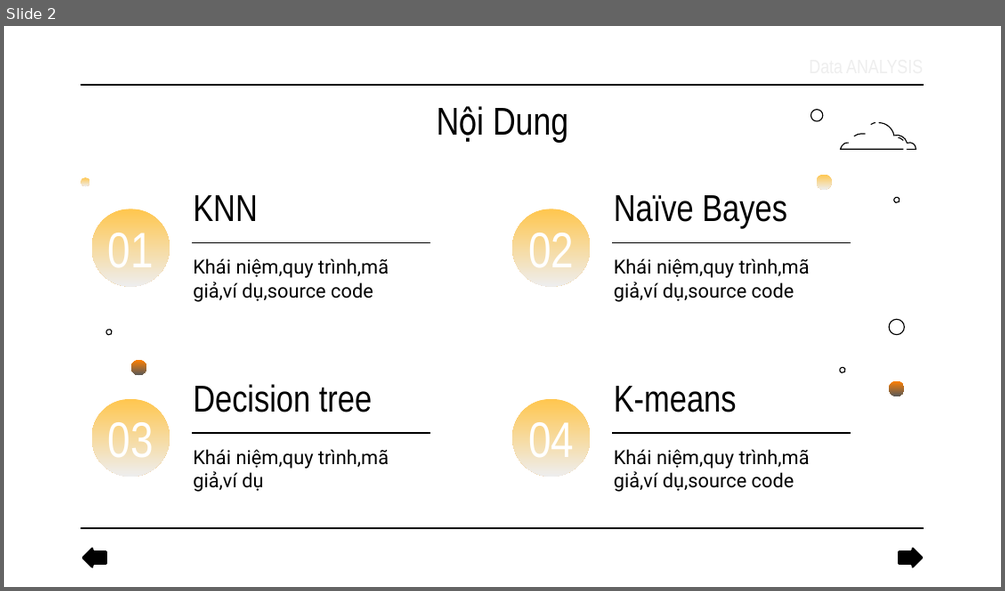
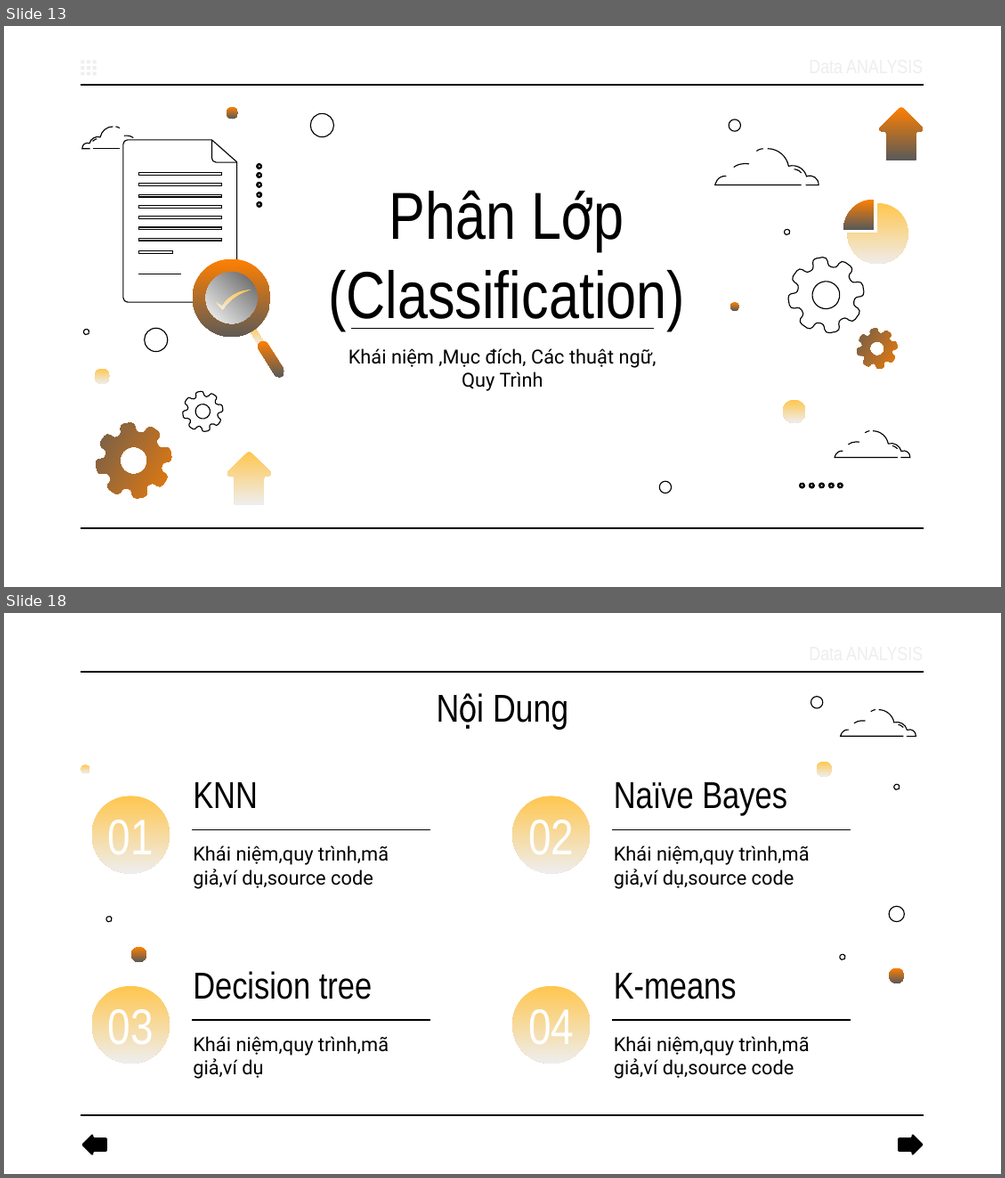
Before and after one commit to PQT1679/DataMining, a slide deck: PowerPoint_Word/Phan Quang Thắng_19CNTTD.pptx. Shown one above the other, each under a label of ours: slide 2 before the commit, slides 13 and 18 after it; the slides between them are not shown. The pictures are 1005x591 and 1005x1178 pixels, drawn with LibreOffice and Linux fonts; fonts in the diff are those of the drawing. Boxes give left, top, right and bottom in pixels: in the first picture for what was removed or moved away, otherwise in the second. Text is boxed around its words. In the diff, an @@ line names an element or a change of style, - is before the commit and + after.

```diff
--- a/PowerPoint_Word/Phan Quang Thắng_19CNTTD.pptx
+++ b/PowerPoint_Word/Phan Quang Thắng_19CNTTD.pptx
@@ slide 13 added at [4, 26, 1001, 587], background #FFFFFF; not listed: 2 template elements that a slide beside it also shows @@
@@ group added at [81, 60, 96, 75]: 9 rectangles @@
@@ freeform shape added at [226, 107, 238, 119], fill gradient #FF8001 to #595959 @@
@@ freeform shape added at [310, 114, 333, 136], outline #000000 0.75 pt @@
@@ freeform shape added at [728, 119, 741, 132], outline #000000 0.75 pt @@
@@ freeform shape added at [878, 107, 924, 160], fill gradient #FF8001 to #595959 @@
@@ group added at [81, 127, 132, 149]: 5 freeform shapes @@
@@ group added at [715, 149, 819, 185]: 5 freeform shapes @@
@@ group added at [255, 164, 262, 207]: 10 freeform shapes @@
@@ title added at [328, 190, 685, 330], 48 pt, text #000000 @@
+Phân Lớp (Classification)
@@ freeform shape added at [843, 200, 874, 229], fill gradient #FF8001 to #595959 @@
@@ freeform shape added at [848, 203, 910, 266], fill gradient #FFC64E to #EEEEEE @@
@@ freeform shape added at [782, 228, 792, 238], outline #000000 0.75 pt @@
@@ freeform shape added at [774, 243, 878, 347], outline #000000 0.75 pt @@
@@ group added at [123, 140, 237, 302]: 11 freeform shapes @@
@@ group added at [189, 259, 285, 377]: 5 freeform shapes @@
@@ freeform shape added at [729, 302, 738, 311], fill gradient #FF8001 to #595959 @@
@@ freeform shape added at [81, 328, 91, 338], outline #000000 0.75 pt @@
@@ freeform shape added at [145, 328, 168, 351], outline #000000 0.75 pt @@
@@ line added from (351, 328) to (654, 328), #000000 0.75 pt @@
@@ freeform shape added at [850, 321, 904, 376], fill gradient #FF8001 to #595959 @@
@@ freeform shape added at [95, 368, 110, 383], fill gradient #FFC64E to #EEEEEE @@
@@ subtitle added at [348, 348, 656, 391], 14 pt, text #000000 @@
+Khái niệm ,Mục đích, Các thuật ngữ, Quy Trình
@@ freeform shape added at [176, 383, 230, 438], outline #000000 0.75 pt @@
@@ freeform shape added at [82, 409, 186, 513], fill gradient #FF8001 to #595959 @@
@@ freeform shape added at [783, 400, 805, 423], fill gradient #FFC64E to #EEEEEE @@
@@ freeform shape added at [226, 451, 272, 506], fill gradient #FFC64E to #EEEEEE @@
@@ group added at [834, 431, 911, 458]: 5 freeform shapes @@
@@ freeform shape added at [659, 481, 671, 492], outline #000000 0.75 pt @@
@@ group added at [799, 482, 842, 489]: 10 freeform shapes @@
@@ what was slide 2 is now slide 18 @@
```
Also in this commit, not shown: 1 slide changed, 15 other slides added, 33 other files.
